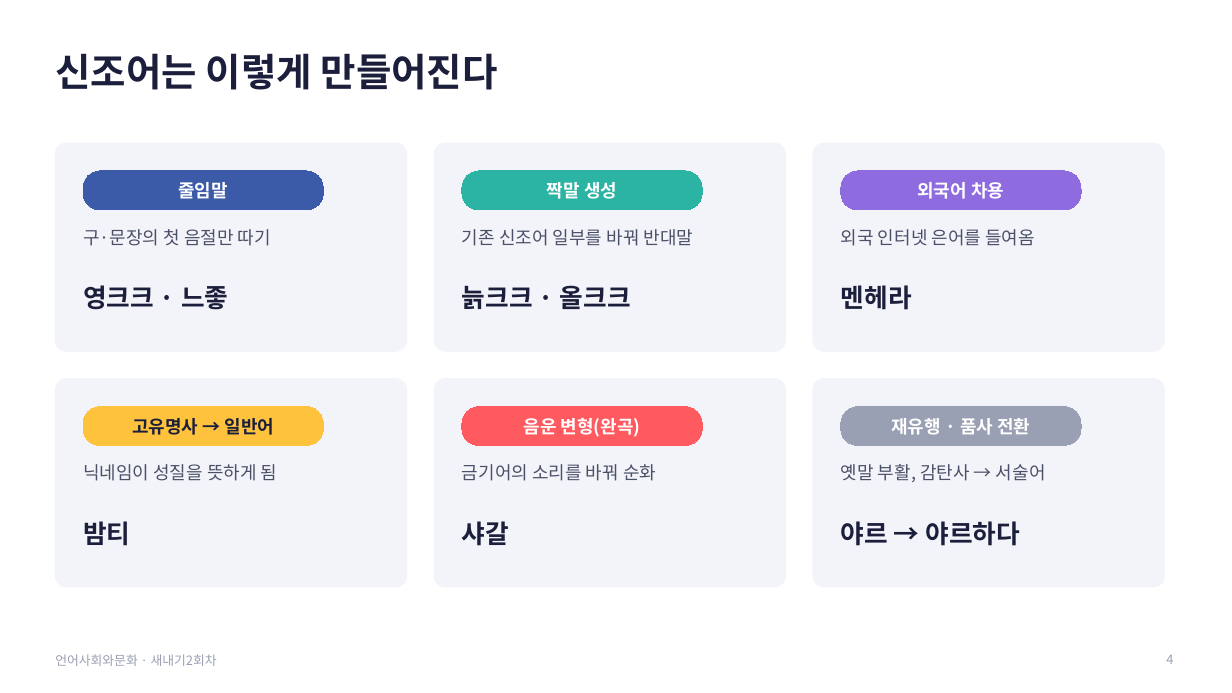
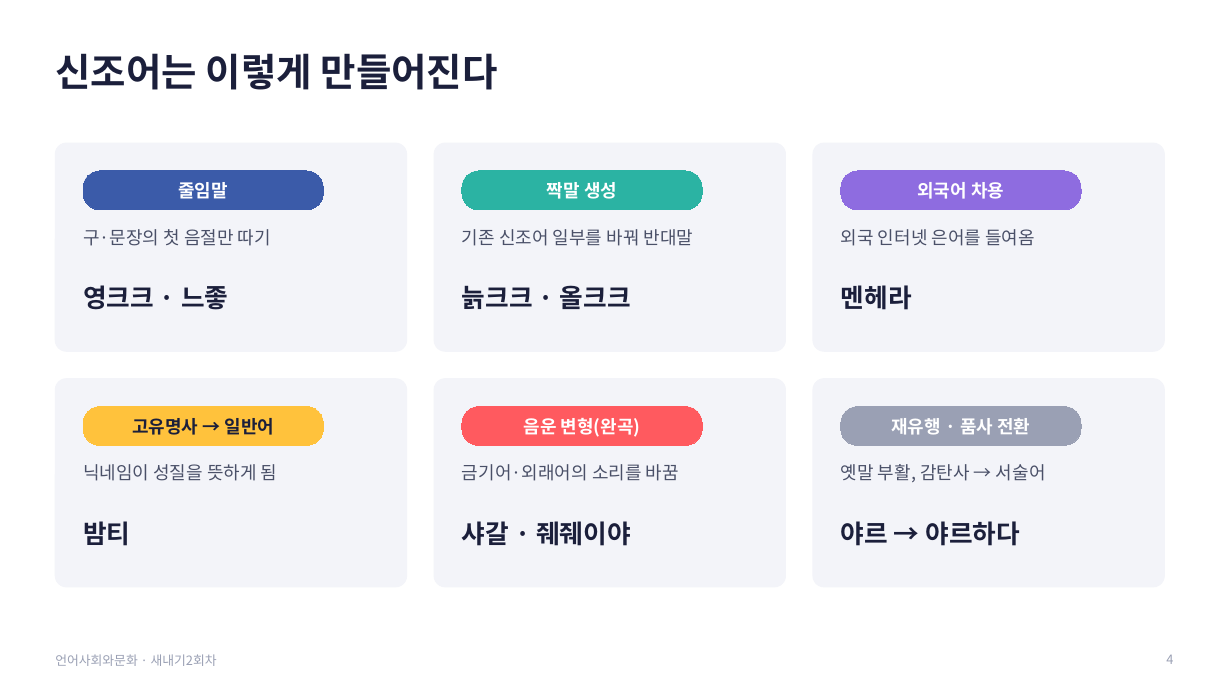
Before and after one commit to junseok7-cpu/hello, a slide deck: slide 4 of report/언어사회와문화_발표_새내기2회차.pptx. Drawn at 1232x693 pixels with LibreOffice and Linux fonts; fonts in the diff are those of the drawing. Boxes give left, top, right and bottom in pixels: in the first picture for what was removed or moved away, otherwise in the second. Text is boxed around its words. In the diff, an @@ line names an element or a change of style, - is before the commit and + after.

```diff
--- a/report/언어사회와문화_발표_새내기2회차.pptx
+++ b/report/언어사회와문화_발표_새내기2회차.pptx
@@ text at <box>462,464,679,481</box>: text changed @@
-금기어의 소리를 바꿔 순화
+금기어·외래어의 소리를 바꿈
@@ text at <box>462,521,631,546</box>: text changed @@
-샤갈
+샤갈 · 줴줴이야
```
Also in this commit, not shown: 10 other slides changed, 1 slide added, 2 other files.
